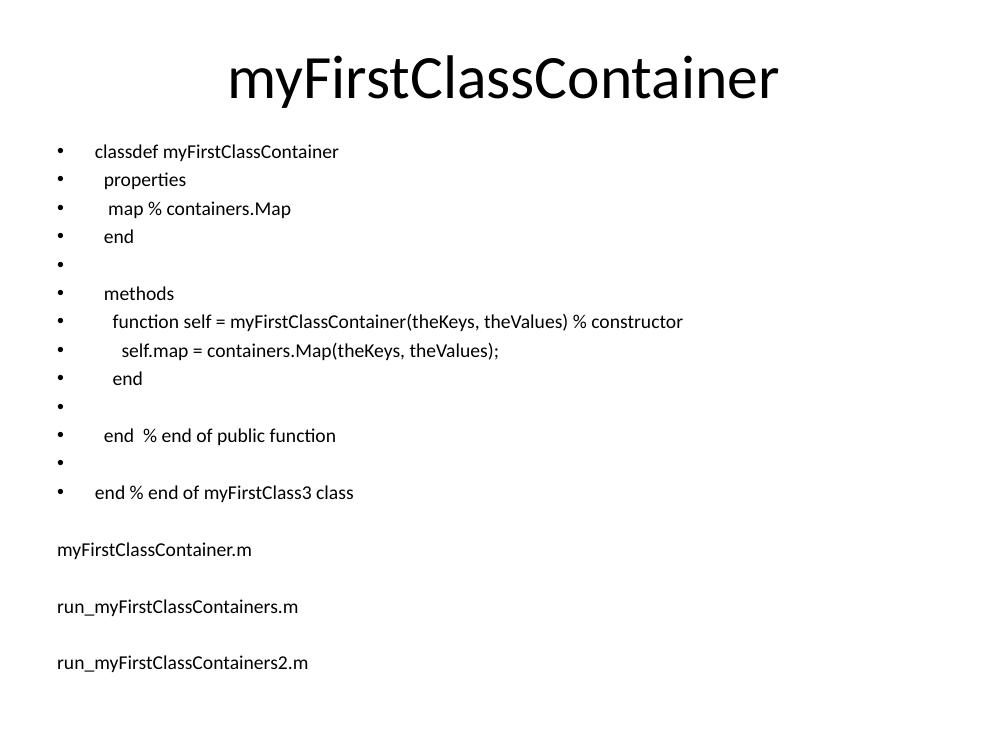
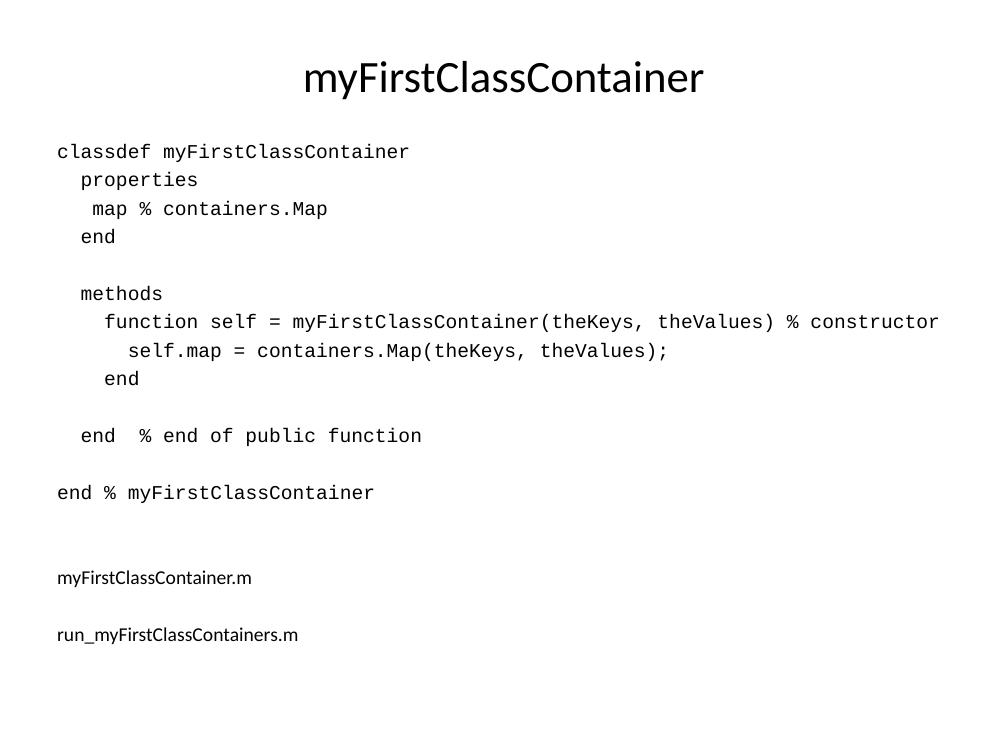
Before and after one commit to jgrelet/course-object-programing-with-Matlab, a slide deck: slide 14 of Introduction à la programmation objet avec Matlab.ppt. Drawn at 1008x756 pixels with LibreOffice and Linux fonts; fonts in the diff are those of the drawing. Boxes give left, top, right and bottom in pixels: in the first picture for what was removed or moved away, otherwise in the second. Text is boxed around its words. In the diff, an @@ line names an element or a change of style, - is before the commit and + after.

```diff
--- a/Introduction à la programmation objet avec Matlab.ppt
+++ b/Introduction à la programmation objet avec Matlab.ppt
@@ title "myFirstClassContainer" at [303,61,705,100]: size 44 to 32 pt @@
@@ text at [57,144,939,446]: font Calibri to Courier New in "classdef myFirstClassContainer", "properties", "map % containers.Map", "end" and 5 more places; bullet • to none @@
@@ text at [57,485,375,503]: text changed; font Calibri to Courier New @@
-• end % end of myFirstClass3 class
+end % myFirstClassContainer
@@ text at [57,655,308,672]: paragraph removed @@
-run_myFirstClassContainers2.m
```
Also in this commit, not shown: 21 other slides changed, 1 slide added, 8 other files.
